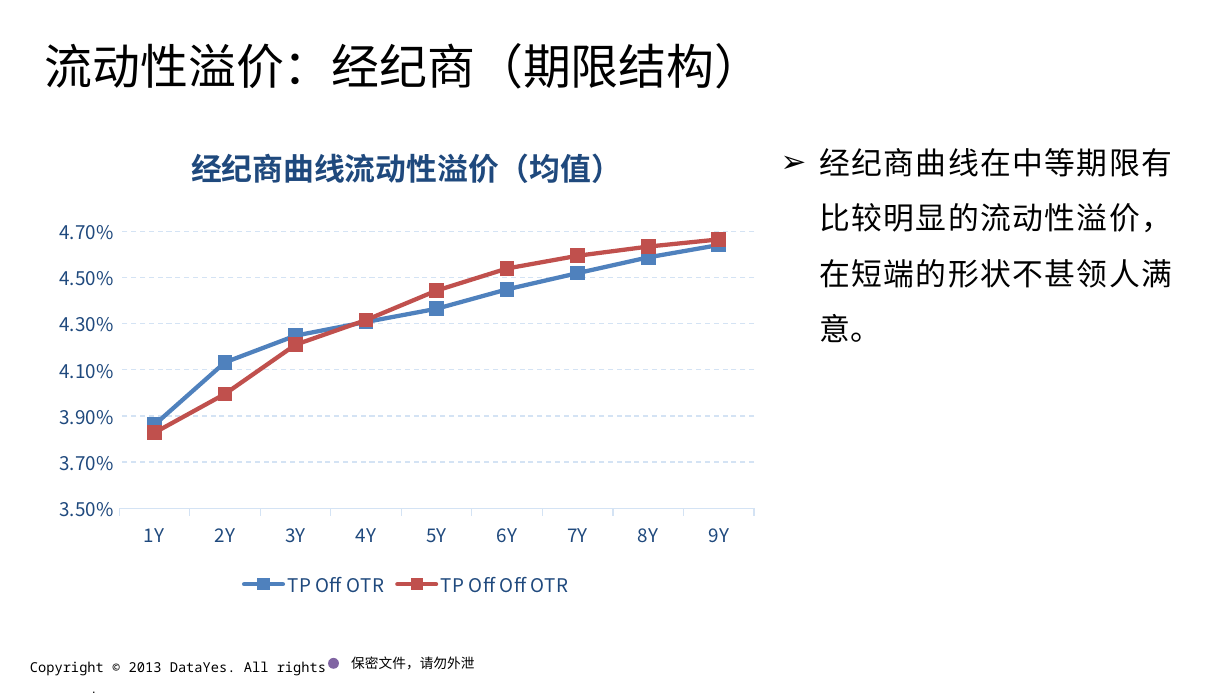
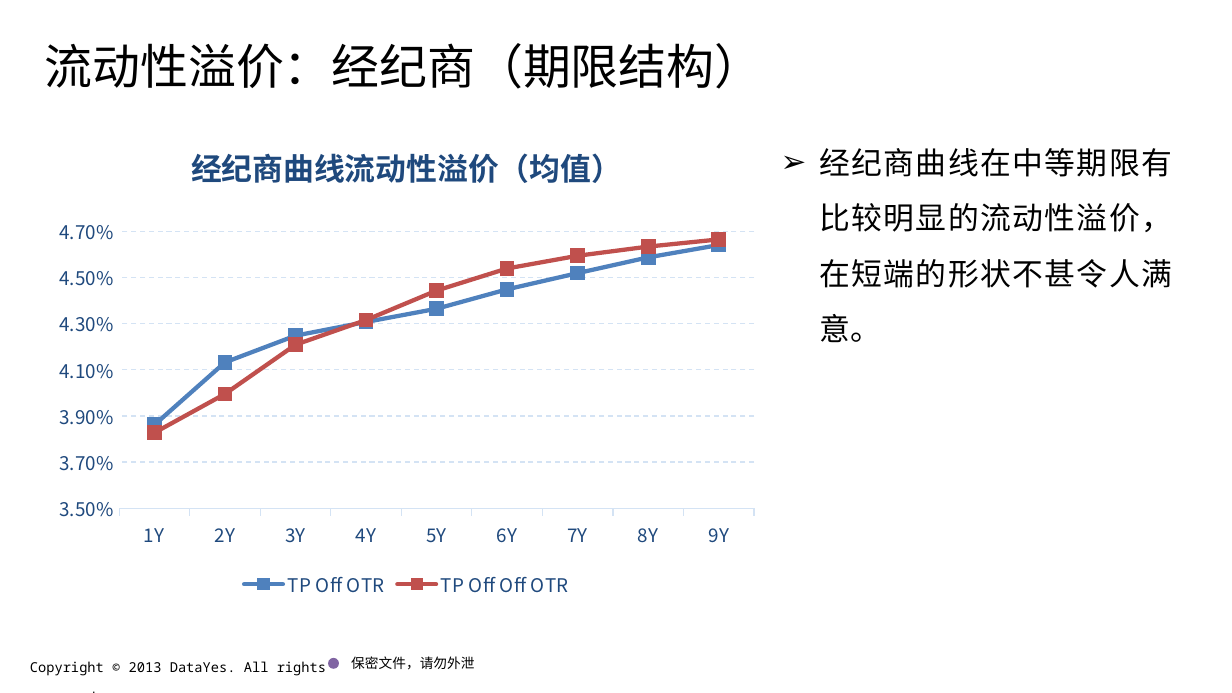
Before and after one commit to jojogh/QuantPlus, a slide deck: slide 21 of quantlib/CAL-SWIG/Python/notebooks/TP/实时收益率曲线.pptx (slide 19 before the commit). Drawn at 1232x693 pixels with LibreOffice and Linux fonts; fonts in the diff are those of the drawing; background and template pictures are left out. Boxes give left, top, right and bottom in pixels: in the first picture for what was removed or moved away, otherwise in the second. Text is boxed around its words. In the diff, an @@ line names an element or a change of style, - is before the commit and + after.

```diff
--- a/quantlib/CAL-SWIG/Python/notebooks/TP/实时收益率曲线.pptx
+++ b/quantlib/CAL-SWIG/Python/notebooks/TP/实时收益率曲线.pptx
@@ text at bbox=[819, 148, 1172, 343]: text changed @@
-➢ 经纪商曲线在中等期限有比较明显的流动性溢价，在短端的形状不甚领人满意。
+➢ 经纪商曲线在中等期限有比较明显的流动性溢价，在短端的形状不甚令人满意。
```
Also in this commit, not shown: 2 slides added, 12 other files.
